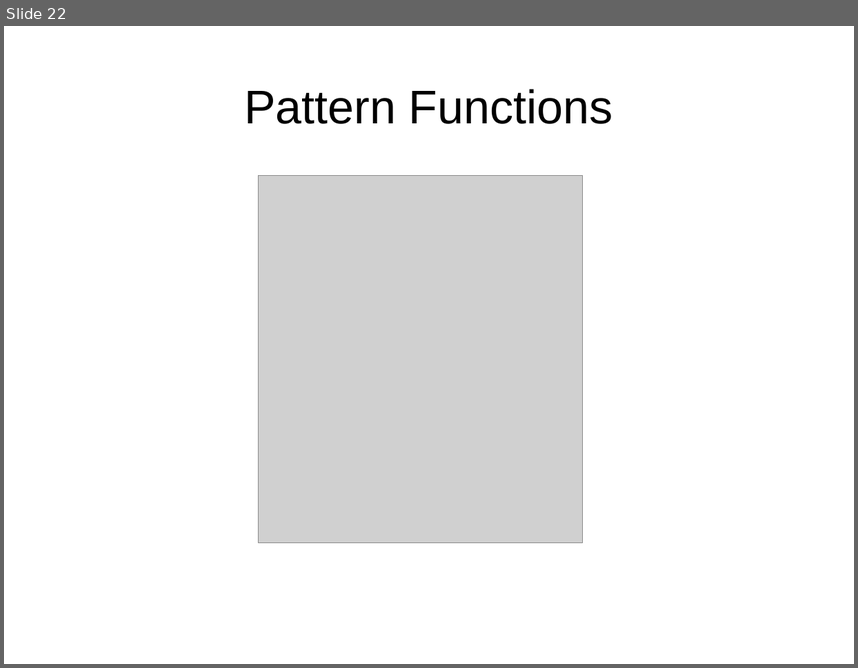
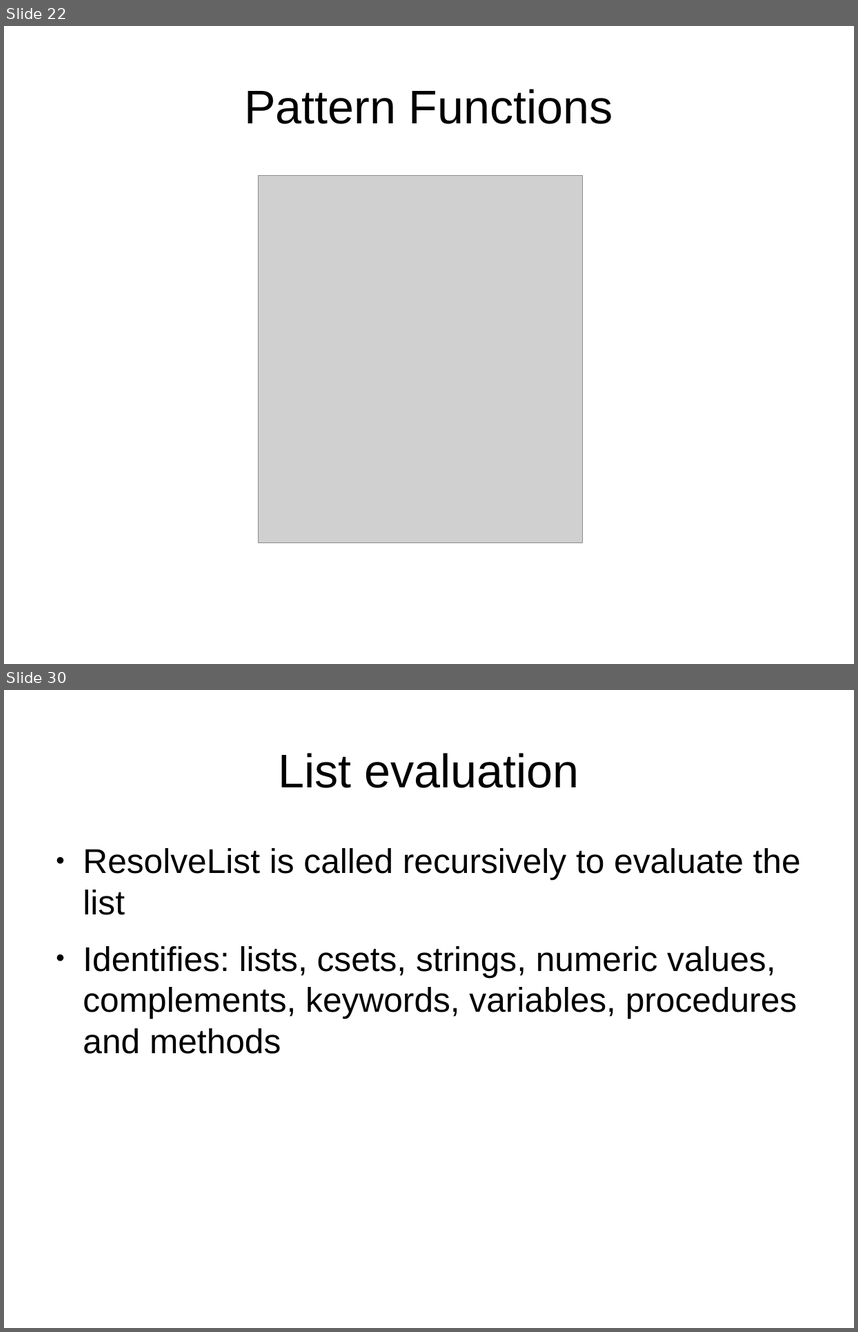
Before and after one commit to johngoettsche/Thesis, a slide deck: ThesisDefense.odp. Shown one above the other, each under a label of ours: slide 22 before the commit, slides 22 and 30 after it; the slides between them are not shown. The pictures are 858x668 and 858x1332 pixels, drawn with LibreOffice and Linux fonts; fonts in the diff are those of the drawing; grey boxes stand for pictures. Boxes give left, top, right and bottom in pixels: in the first picture for what was removed or moved away, otherwise in the second. Text is boxed around its words. In the diff, an @@ line names an element or a change of style, - is before the commit and + after.

```diff
--- a/ThesisDefense.odp
+++ b/ThesisDefense.odp
@@ slide 30 added at [4, 690, 854, 1328], background #FFFFFF @@
@@ title added at [278, 753, 579, 788], 44 pt, text #000000 @@
+List evaluation
@@ text added at [83, 848, 801, 1054], 32 pt, text #000000 @@
+● ResolveList is called recursively to evaluate the list
+● Identifies: lists, csets, strings, numeric values, complements, keywords, variables, procedures and methods
```
Also in this commit, not shown: 5 slides changed, 13 other slides added, 2 slides removed, 1 other file.
